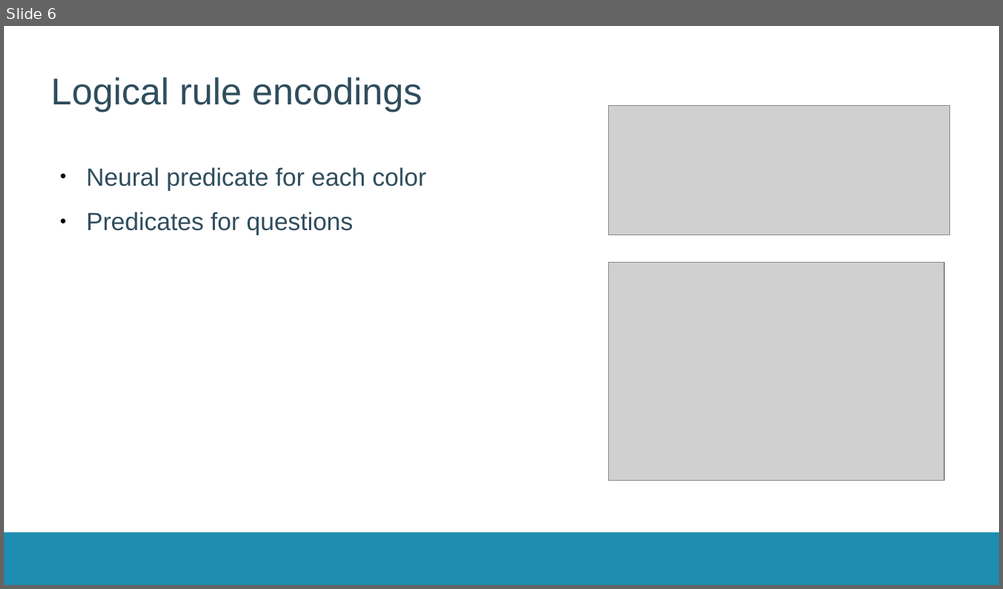
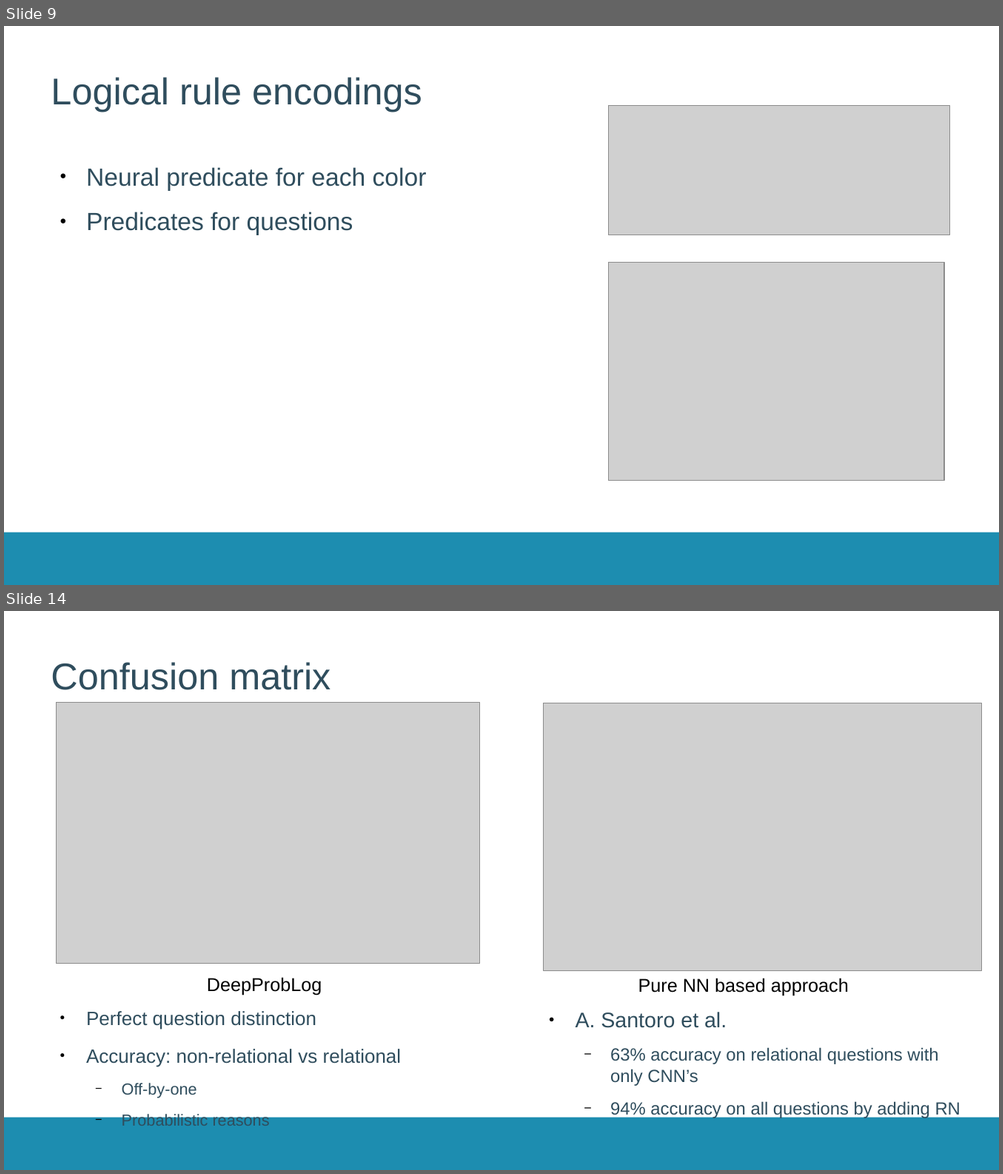
Before and after one commit to JorritWillaert/Capita-Selecta-Neuro-Symbolic-AI, a slide deck: presentation/presentation.odp. Shown one above the other, each under a label of ours: slide 6 before the commit, slides 9 and 14 after it; the slides between them are not shown. The pictures are 1003x589 and 1003x1174 pixels, drawn with LibreOffice and Linux fonts; fonts in the diff are those of the drawing; grey boxes stand for pictures; background and template pictures are left out. Boxes give left, top, right and bottom in pixels: in the first picture for what was removed or moved away, otherwise in the second. Text is boxed around its words. In the diff, an @@ line names an element or a change of style, - is before the commit and + after.

```diff
--- a/presentation/presentation.odp
+++ b/presentation/presentation.odp
@@ slide 14 added at <box>4,611,999,1170</box>, background #FFFFFF; not listed: 1 template element that a slide beside it also shows @@
@@ title added at <box>51,662,330,690</box>, 36 pt, text #2F4D5D @@
+Confusion matrix
@@ picture added at <box>57,702,480,964</box> @@
@@ picture added at <box>543,703,982,971</box> @@
@@ text added at <box>207,977,321,996</box>, 18 pt, text #000000 @@
+DeepProbLog
@@ text added at <box>638,978,848,997</box>, 18 pt, text #000000 @@
+Pure NN based approach
@@ text added at <box>86,1011,401,1126</box>, 18.6 pt, text #2F4D5D @@
+● Perfect question distinction
+● Accuracy: non-relational vs relational
+  − Off-by-one
+  − Probabilistic reasons
@@ text added at <box>575,1012,960,1119</box>, 17 pt, text #2F4D5D @@
+● A. Santoro et al.
+  − 63% accuracy on relational questions with only CNN’s
+  − 94% accuracy on all questions by adding RN
@@ what was slide 6 is now slide 9 @@
```
Also in this commit, not shown: 1 slide changed, 10 other slides added, 2 slides removed, 1 other file.
